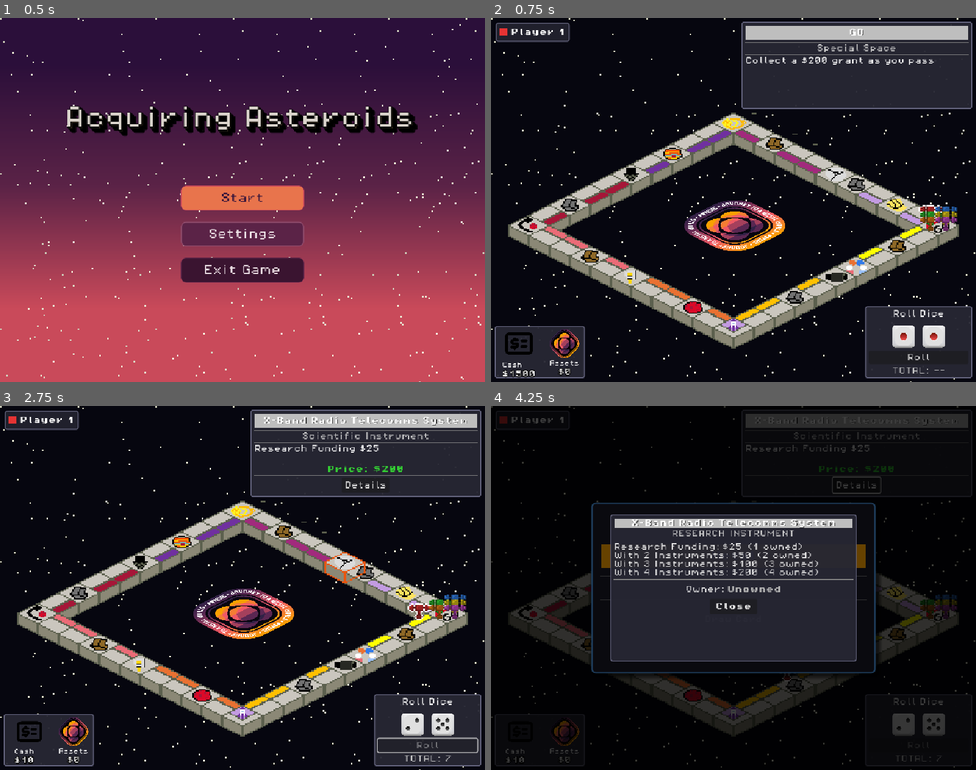
Above: before the commit, frames 1-4 (two rows, left to right).
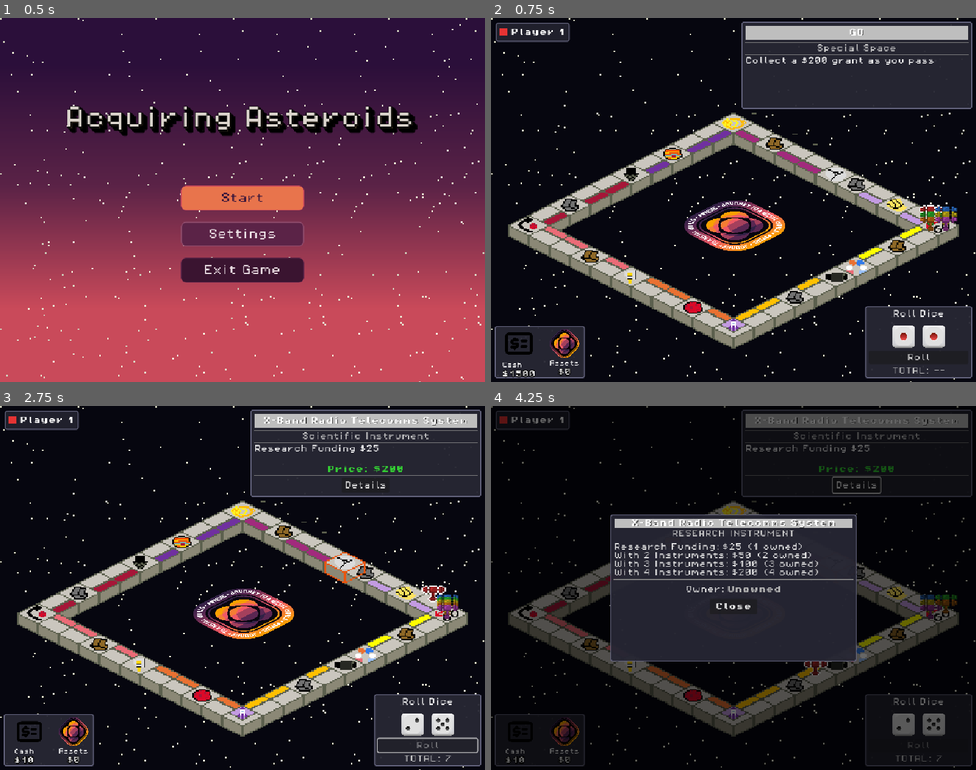
Above: after the commit, the same moments.

Repository: MissionToPsyche-Platinum/platinum_24d_game_psycheopoly-psb
Game: Godot game, scene res://scenes/StartMenu.tscn
Same seed, same stepped clock (60 frames per second), same inputs: the game is played once before the commit and once after it.
Inputs (mouse positions are in pixels of both pictures, inside the frame that each line leads up to):
- Up to frame 1 (0.5 s): no input
- Up to frame 2 (0.75 s): click "Start" at 0.5 s
- Up to frame 3 (2.75 s): click "Roll" at 1.25 s; tap Enter at 2 s; move the mouse to (349, 569) at 2.02 s; tap C at 2.1 s; click (349, 569) at 2.17 s
- Up to frame 4 (4.25 s): click "Details" at 2.75 s; drag from (636, 606) to (709, 660) at 3.52 s

Frame 1 is identical in both runs. In frame 2, less than 0.1% of the frame differs, in the area x 88-97%, y 51-58%; in frame 3, 0.6%; in frame 4, 10%, in the area x 0-100%, y 0-100%.

Commit message:
feat: enhance piece layout management during movement and update positioning logic

Diff:
--- a/scripts/core/board.gd
+++ b/scripts/core/board.gd
@@ -75,6 +75,9 @@
 		# Position piece at GO
 		piece_instance.move_to(10, 0)
 
+	# Update initial layouts at GO so pieces aren't overlapping
+	update_piece_layouts_at(0)
+
 	# Set current piece to first player (also set 'piece' for backward compatibility)
 	if pieces.size() > 0:
 		current_piece = pieces[0]
@@ -271,8 +274,22 @@
 	GameState.next_player()
 
 
+# Update piece layouts (offsets) for all pieces on a specific space
+func update_piece_layouts_at(space_index: int) -> void:
+	var pieces_at_space = []
+	for p in pieces:
+		if p.board_space == space_index:
+			pieces_at_space.append(p)
+
+	for i in range(pieces_at_space.size()):
+		pieces_at_space[i].set_tile_layout(i, pieces_at_space.size())
+
+
 func _on_piece_movement_finished(space_num: int) -> void:
 	print("Piece finished moving at space: ", space_num)
+	# Update layout at destination (centering if alone, offset if with others)
+	update_piece_layouts_at(space_num)
+
 	if space_action_popup:
 		space_action_popup.show_actions(space_num)
 
@@ -305,7 +322,11 @@
 		print("Solar Storm! Transporting to Launch Pad...")
 		# Teleport to space 10 (Launch Pad)
 		if current_piece:
+			var old_space = current_piece.board_space
 			current_piece.teleport_to_space(10)
+			# Update both spaces
+			update_piece_layouts_at(old_space)
+			update_piece_layouts_at(10)
 	GameState.action_completed.emit()
 
 
@@ -527,7 +548,11 @@
 func _on_dice_rolled(d1: int, d2: int, total: int, is_doubles: bool) -> void:
 	# Move the current player's piece forward by the total dice value
 	if current_piece:
+		var old_space = current_piece.board_space
 		current_piece.move_forward(total)
+		# Update the space we just left so remaining pieces re-center
+		update_piece_layouts_at(old_space)
+
 		print("Dice rolled: %d + %d = %d%s" % [d1, d2, total, " (Doubles!)" if is_doubles else ""])
 
 		# Mark player as having rolled
--- a/scripts/core/piece.gd
+++ b/scripts/core/piece.gd
@@ -17,6 +17,10 @@
 # Current position on the board (0-39 like Monopoly)
 var board_space: int = 0
 
+# Dynamic tile layout positioning
+var at_tile_index: int = 0   # Index among pieces on the same tile
+var at_tile_count: int = 1   # Total pieces on the current tile
+
 # Player index (0-5 for positioning offsets)
 var player_index: int = 0
 
@@ -27,14 +31,21 @@
 @export var tile_map: TileMapLayer
 
 @onready var sprite: Sprite2D = $Sprite
+
+# Initial sprite position to preserve vertical centering
+var _base_sprite_y: float = 0.0
 
 # Movement animation settings
 var _is_moving: bool = false
 var _remaining_steps: int = 0
-var _step_delay: float = 0.2  # Time between each step in seconds
+@export var step_duration: float = 0.2  # Duration of movement between spaces
+@export var jump_height: float = 12.0     # How high the piece jumps during movement
 
 
 func _ready() -> void:
+	if sprite:
+		_base_sprite_y = sprite.position.y
+
 	if tile_map:
 		update_position()
 
@@ -81,11 +92,14 @@
 	var new_coords := get_coords_from_space(board_space)
 	board_x = new_coords.x
 	board_y = new_coords.y
+
+	# Reset to default centered layout until board.gd updates us
+	at_tile_count = 1
+	at_tile_index = 0
+
 	update_position()
 	space_changed.emit(board_space)
 	# Also emit movement_finished so any landing logic can trigger again if needed
-	# In this case of "Go to Jail", we might want it to NOT trigger again immediately,
-	# or handle it carefully in board.gd.
 	movement_finished.emit(board_space)
 
 
@@ -156,6 +170,11 @@
 
 	_is_moving = true
 	_remaining_steps = spaces
+
+	# Reset tile layout to centered while in transit
+	at_tile_count = 1
+	at_tile_index = 0
+
 	_move_one_step()
 
 
@@ -166,93 +185,119 @@
 		movement_finished.emit(board_space)
 		return
 
-	# Move one space forward
+	# Move logic (advance one space)
 	board_space = (board_space + 1) % 40
 	var new_coords := get_coords_from_space(board_space)
 	board_x = new_coords.x
 	board_y = new_coords.y
-	update_position()
-	space_changed.emit(board_space)
-
-	_remaining_steps -= 1
-
-	# Schedule the next step
-	if _remaining_steps > 0:
-		get_tree().create_timer(_step_delay).timeout.connect(_move_one_step)
-	else:
-		_is_moving = false
-		movement_finished.emit(board_space)
-		print("Moved to space ", board_space, " at (", board_x, ", ", board_y, ")")
+
+	# Ensure centered layout during transit
+	at_tile_count = 1
+	at_tile_index = 0
+
+	var target_pos = get_target_world_position()
+
+	# Create movement tween
+	var tween = create_tween()
+	# Smoothly move to target position
+	tween.tween_property(self, "position", target_pos, step_duration)\
+		.set_trans(Tween.TRANS_SINE)\
+		.set_ease(Tween.EASE_IN_OUT)
+
+	# Parallel jump animation on the sprite (relative to its base Y)
+	var jump_tween = create_tween()
+	jump_tween.tween_property(sprite, "position:y", _base_sprite_y - jump_height, step_duration / 2.0)\
+		.set_trans(Tween.TRANS_QUAD)\
+		.set_ease(Tween.EASE_OUT)
+	jump_tween.tween_property(sprite, "position:y", _base_sprite_y, step_duration / 2.0)\
+		.set_trans(Tween.TRANS_QUAD)\
+		.set_ease(Tween.EASE_IN)
+
+	# When movement finishes, prepare for next step
+	tween.finished.connect(func():
+		space_changed.emit(board_space)
+		_remaining_steps -= 1
+
+		# Small pause between steps looks better
+		if _remaining_steps > 0:
+			get_tree().create_timer(0.05).timeout.connect(_move_one_step)
+		else:
+			_is_moving = false
+			movement_finished.emit(board_space)
+			print("Moved to space ", board_space, " at (", board_x, ", ", board_y, ")")
+	)
+
+
+# Convert grid position to world position mapping
+func get_target_world_position() -> Vector2:
+	if not tile_map:
+		return position
+
+	var world_pos = tile_map.map_to_local(Vector2i(board_x, board_y))
+
+	# Calculate offset based on dynamic tile layout
+	var offset := Vector2.ZERO
+
+	# Use different layouts based on how many pieces are on THIS tile
+	var count = at_tile_count
+	var idx = at_tile_index
+
+	if count <= 1:
+		# 1 piece: centered (offset 0,0)
+		return world_pos
+
+	match count:
+		2:
+			# 2 pieces: side by side
+			match idx:
+				0: offset.x = -MAX_PIECE_OFFSET_X
+				1: offset.x = MAX_PIECE_OFFSET_X
+		3:
+			# 3 pieces: triangle
+			match idx:
+				0: offset.y = -MAX_PIECE_OFFSET_Y
+				1: offset.x = -MAX_PIECE_OFFSET_X; offset.y = MAX_PIECE_OFFSET_Y
+				2: offset.x = MAX_PIECE_OFFSET_X; offset.y = MAX_PIECE_OFFSET_Y
+		4:
+			# 4 pieces: 2x2 grid
+			match idx:
+				0: offset.x = -MAX_PIECE_OFFSET_X; offset.y = -MAX_PIECE_OFFSET_Y
+				1: offset.x = MAX_PIECE_OFFSET_X; offset.y = -MAX_PIECE_OFFSET_Y
+				2: offset.x = -MAX_PIECE_OFFSET_X; offset.y = MAX_PIECE_OFFSET_Y
+				3: offset.x = MAX_PIECE_OFFSET_X; offset.y = MAX_PIECE_OFFSET_Y
+		5, 6:
+			# 5-6 pieces: 2x3 grid
+			match idx:
+				0: offset.x = -MAX_PIECE_OFFSET_X; offset.y = -MAX_PIECE_OFFSET_Y
+				1: offset.x = MAX_PIECE_OFFSET_X; offset.y = -MAX_PIECE_OFFSET_Y
+				2: offset.x = -MAX_PIECE_OFFSET_X; offset.y = 0.0
+				3: offset.x = MAX_PIECE_OFFSET_X; offset.y = 0.0
+				4: offset.x = -MAX_PIECE_OFFSET_X; offset.y = MAX_PIECE_OFFSET_Y
+				5: offset.x = MAX_PIECE_OFFSET_X; offset.y = MAX_PIECE_OFFSET_Y
+
+	return world_pos + offset
+
+
+# Update the piece's layout info (how many other pieces are on the same tile)
+func set_tile_layout(index: int, count: int, animate: bool = true) -> void:
+	at_tile_index = index
+	at_tile_count = count
+
+	if not animate:
+		update_position()
+		return
+
+	var target_pos = get_target_world_position()
+	if position.distance_to(target_pos) > 0.1:
+		var tween = create_tween()
+		tween.tween_property(self, "position", target_pos, 0.2)\
+			.set_trans(Tween.TRANS_SINE)\
+			.set_ease(Tween.EASE_IN_OUT)
 
 
 # Convert grid position to world position and update
 func update_position() -> void:
-	if tile_map:
-		var world_pos = tile_map.map_to_local(Vector2i(board_x, board_y))
-
-		# Calculate offset based on player index and player count
-		var offset_x: float = 0.0
-		var offset_y: float = 0.0
-
-		# Use different layouts based on player count
-		match player_count:
-			1:
-				# 1 player: centered (no offset needed)
-				pass
-			2:
-				# 2 players: side by side horizontally
-				match player_index:
-					0: offset_x = -MAX_PIECE_OFFSET_X
-					1: offset_x = MAX_PIECE_OFFSET_X
-			3:
-				# 3 players: triangle pattern
-				match player_index:
-					0:  # Top center
-						offset_y = -MAX_PIECE_OFFSET_Y
-					1:  # Bottom left
-						offset_x = -MAX_PIECE_OFFSET_X
-						offset_y = MAX_PIECE_OFFSET_Y
-					2:  # Bottom right
-						offset_x = MAX_PIECE_OFFSET_X
-						offset_y = MAX_PIECE_OFFSET_Y
-			4:
-				# 4 players: 2x2 grid
-				match player_index:
-					0:  # Top-left
-						offset_x = -MAX_PIECE_OFFSET_X
-						offset_y = -MAX_PIECE_OFFSET_Y
-					1:  # Top-right
-						offset_x = MAX_PIECE_OFFSET_X
-						offset_y = -MAX_PIECE_OFFSET_Y
-					2:  # Bottom-left
-						offset_x = -MAX_PIECE_OFFSET_X
-						offset_y = MAX_PIECE_OFFSET_Y
-					3:  # Bottom-right
-						offset_x = MAX_PIECE_OFFSET_X
-						offset_y = MAX_PIECE_OFFSET_Y
-			5, 6:
-				# 5-6 players: 2x3 grid
-				match player_index:
-					0:  # Top-left
-						offset_x = -MAX_PIECE_OFFSET_X
-						offset_y = -MAX_PIECE_OFFSET_Y
-					1:  # Top-right
-						offset_x = MAX_PIECE_OFFSET_X
-						offset_y = -MAX_PIECE_OFFSET_Y
-					2:  # Middle-left
-						offset_x = -MAX_PIECE_OFFSET_X
-						offset_y = 0.0
-					3:  # Middle-right
-						offset_x = MAX_PIECE_OFFSET_X
-						offset_y = 0.0
-					4:  # Bottom-left
-						offset_x = -MAX_PIECE_OFFSET_X
-						offset_y = MAX_PIECE_OFFSET_Y
-					5:  # Bottom-right
-						offset_x = MAX_PIECE_OFFSET_X
-						offset_y = MAX_PIECE_OFFSET_Y
-
-		position = world_pos + Vector2(offset_x, offset_y)
+	position = get_target_world_position()
 
 
 # Check if position is on the board edge (Monopoly-style: 11 spaces per side = 40 total)
